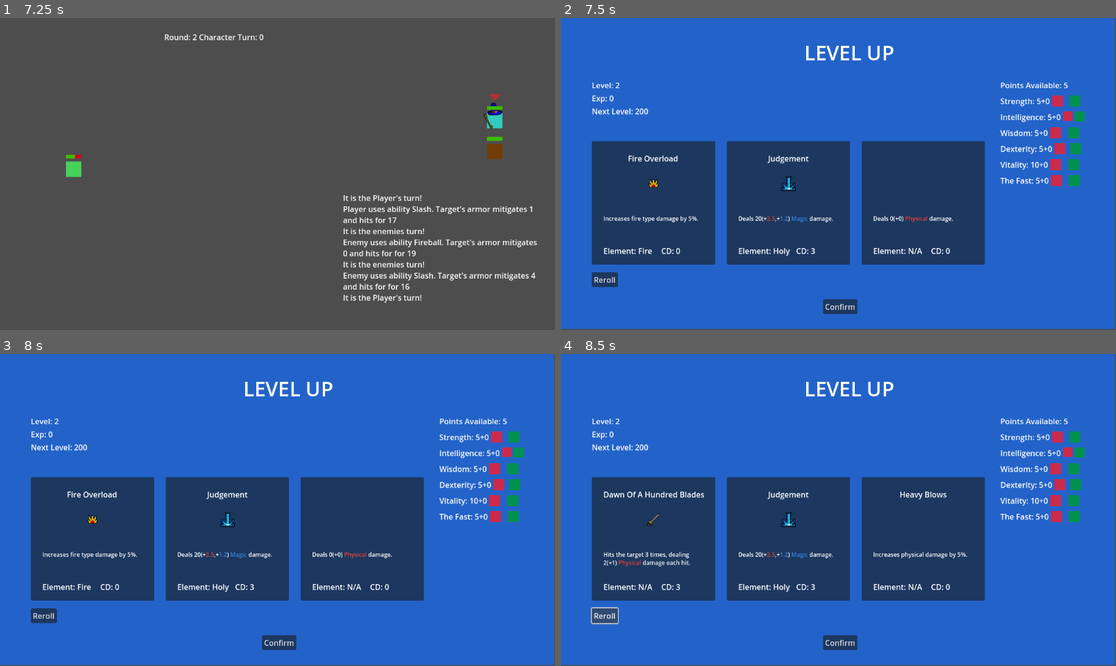
Above: before the commit, frames 1-4 (two rows, left to right).
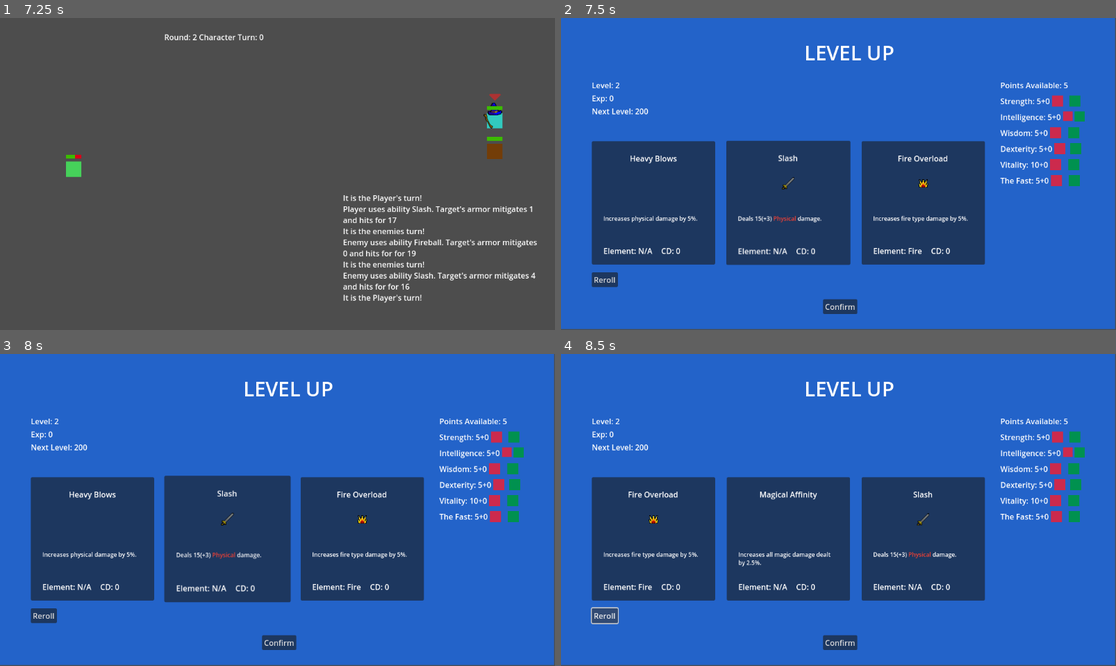
Above: after the commit, the same moments.

Repository: wildbeard/rpg
Game: Godot game, scene res://Scenes/SceneSwitcher.tscn
Same seed, same stepped clock (60 frames per second), same inputs: the game is played once before the commit and once after it.
Inputs (mouse positions are in pixels of both pictures, inside the frame that each line leads up to):
- Up to frame 1 (7.25 s): click "Enter Battle" at 0.5 s; click "Slash" at 1.25 s; tap Enter (ui_accept) at 2, 2.27, 2.75, 3.02, 3.5, 4.52, 5, 5.27, 5.75, 6.02 s; move the mouse to (249, 236) at 2.02 s; hold W (move_up) 2.03-3.53 s; click (249, 236) at 2.17 s; move the mouse to (444, 220) at 2.77 s; click (444, 220) at 2.92 s; move the mouse to (111, 127) at 3.52 s; hold A (move_left) 3.53-5.03 s; click (111, 127) at 3.67 s; move the mouse to (305, 174) at 4.27 s; click (305, 174) at 4.42 s; move the mouse to (194, 96) at 5.02 s; hold S (move_down) 5.03-5.78 s; click (194, 96) at 5.17 s; move the mouse to (399, 158) at 5.77 s; hold D (move_right) 5.78-6.5 s; click (399, 158) at 5.92 s; click "Fireball" at 6.5 s
- Up to frame 2 (7.5 s): tap Enter (ui_accept) at 7.25 s; move the mouse to (727, 189) at 7.27 s; hold W (move_up) from 7.28 s (still down); click (727, 189) at 7.42 s
- Up to frame 3 (8 s): keep holding W (move_up)
- Up to frame 4 (8.5 s): release W (move_up) at 8 s; click "Reroll" at 8 s

Frame 1 is identical in both runs. In frame 2, 1.4% of the frame differs, in the area x 12-74%, y 39-80%; in frame 3, 1.8%, in the area x 12-74%, y 38-80%; in frame 4, 1.4%.

Commit message:
Added logic for using AbilityCard, added everything to CanvasLayer

Diff:
--- a/Scenes/UI/LevelUp.gd
+++ b/Scenes/UI/LevelUp.gd
@@ -21,10 +21,12 @@
 	"speed": "The Fast"
 }
 var _pointsAvail: int = 5
-var _cards: Array[Control] = []
+var _cards: Array[AbilityCard] = []
+var _selectedAbility: Ability = null
 
-@onready var button = $Button
+@onready var button = $CanvasLayer/Button
 @onready var _allAbilities = preload("res://Resources/Abilities.tres")
+@onready var canvas_layer = $CanvasLayer
 
 func _ready() -> void:
 	%LevelLabel.text = "Level: %d" % self.stats.level
@@ -44,24 +46,30 @@
 		var card: Control = load("res://Scenes/UI/AbilityCard.tscn").instantiate()
 		card.ability = rngAbilities[idx]
 		card.position = Vector2(64 + (idx * 280), 256)
+		card.z_index = 10
+		card.connect("select", self._handleAbilitySelect)
+		card.connect("deselect", self._deselectAbility)
 		self._cards.push_back(card)
-		add_child(card)
+		self.canvas_layer.add_child(card)
 
 func _getRandomAbilities() -> Array[Ability]:
 	var abilities: Array[Ability] = []
 
 	for i in 3:
-		var ability: Ability = self._allAbilities.resource_list.filter(func(a: Ability): return !abilities.has(a)).pick_random()
+		var ability: Ability = self._allAbilities.resource_list.filter(func(a: Ability): return !abilities.has(a) && a.name).pick_random()
 		abilities.push_back(ability)
 
 	return abilities
 
 func _rerollAbilities() -> void:
 	for card in self._cards:
+		card.disconnect("select", self._handleAbilitySelect)
+		card.disconnect("deselect", self._deselectAbility)
 		card.queue_free()
 
 	self._cards = []
 	self._setupAbilityCards()
+	self._deselectAbility()
 
 func _buildStatControls() -> void:
 	for key in self._statNameStrings:
@@ -136,7 +144,7 @@
 
 func _confirmChoices() -> void:
 	var updates: Dictionary = {
-		"skills": [],
+		"skills": [self._selectedAbility],
 		"stats": {},
 	}
 
@@ -144,3 +152,13 @@
 		updates.stats[key] = self.stats[key] + self._statsLocal[key]
 
 	self.confirm_choices.emit(updates)
+
+func _handleAbilitySelect(ability: Ability) -> void:
+	self._selectedAbility = ability
+
+	for card in self._cards:
+		if card.ability != self._selectedAbility:
+			card.handleExit(false)
+
+func _deselectAbility() -> void:
+	self._selectedAbility = null
--- a/Scenes/UI/LevelUp.tscn
+++ b/Scenes/UI/LevelUp.tscn
@@ -11,72 +11,69 @@
 grow_vertical = 2
 script = ExtResource("1_l8rfa")
 
-[node name="ColorRect" type="ColorRect" parent="."]
-layout_mode = 0
+[node name="CanvasLayer" type="CanvasLayer" parent="."]
+
+[node name="ColorRect" type="ColorRect" parent="CanvasLayer"]
 offset_right = 1150.0
 offset_bottom = 646.0
+mouse_filter = 2
 color = Color(0.138698, 0.386936, 0.786164, 1)
 
-[node name="ConfirmBtn" type="Button" parent="."]
+[node name="ConfirmBtn" type="Button" parent="CanvasLayer"]
 unique_name_in_owner = true
-layout_mode = 0
 offset_left = 544.0
 offset_top = 584.0
 offset_right = 615.0
 offset_bottom = 615.0
 text = "Confirm"
 
-[node name="Label" type="Label" parent="."]
-layout_mode = 0
+[node name="Label" type="Label" parent="CanvasLayer"]
 offset_left = 505.0
 offset_top = 43.0
-offset_right = 648.0
-offset_bottom = 88.0
+offset_right = 691.0
+offset_bottom = 101.0
 theme_override_font_sizes/font_size = 42
 text = "LEVEL UP"
 
-[node name="HBoxContainer" type="VBoxContainer" parent="."]
-layout_mode = 0
+[node name="HBoxContainer" type="VBoxContainer" parent="CanvasLayer"]
 offset_left = 64.0
 offset_top = 128.0
 offset_right = 221.0
 offset_bottom = 211.0
 
-[node name="LevelLabel" type="Label" parent="HBoxContainer"]
+[node name="LevelLabel" type="Label" parent="CanvasLayer/HBoxContainer"]
 unique_name_in_owner = true
 layout_mode = 2
 text = "Level:"
 
-[node name="XpLabel" type="Label" parent="HBoxContainer"]
+[node name="XpLabel" type="Label" parent="CanvasLayer/HBoxContainer"]
 unique_name_in_owner = true
 layout_mode = 2
 text = "EXP:"
 
-[node name="NextLevelLabel" type="Label" parent="HBoxContainer"]
+[node name="NextLevelLabel" type="Label" parent="CanvasLayer/HBoxContainer"]
 unique_name_in_owner = true
 layout_mode = 2
 text = "Next Level:"
 
-[node name="StatsBox" type="VBoxContainer" parent="."]
+[node name="StatsBox" type="VBoxContainer" parent="CanvasLayer"]
 unique_name_in_owner = true
-layout_mode = 0
 offset_left = 912.0
 offset_top = 128.0
 offset_right = 1087.0
 offset_bottom = 387.0
 theme_override_constants/separation = 10
 
-[node name="GridContainer" type="GridContainer" parent="StatsBox"]
+[node name="GridContainer" type="GridContainer" parent="CanvasLayer/StatsBox"]
 layout_mode = 2
 columns = 2
 
-[node name="PointsAvail" type="Label" parent="StatsBox/GridContainer"]
+[node name="PointsAvail" type="Label" parent="CanvasLayer/StatsBox/GridContainer"]
 unique_name_in_owner = true
 layout_mode = 2
 text = "Points Available: 5"
 
-[node name="Button" type="Button" parent="."]
-layout_mode = 0
+[node name="Button" type="Button" parent="CanvasLayer"]
 offset_left = 64.0
 offset_top = 528.0
 offset_right = 118.0
